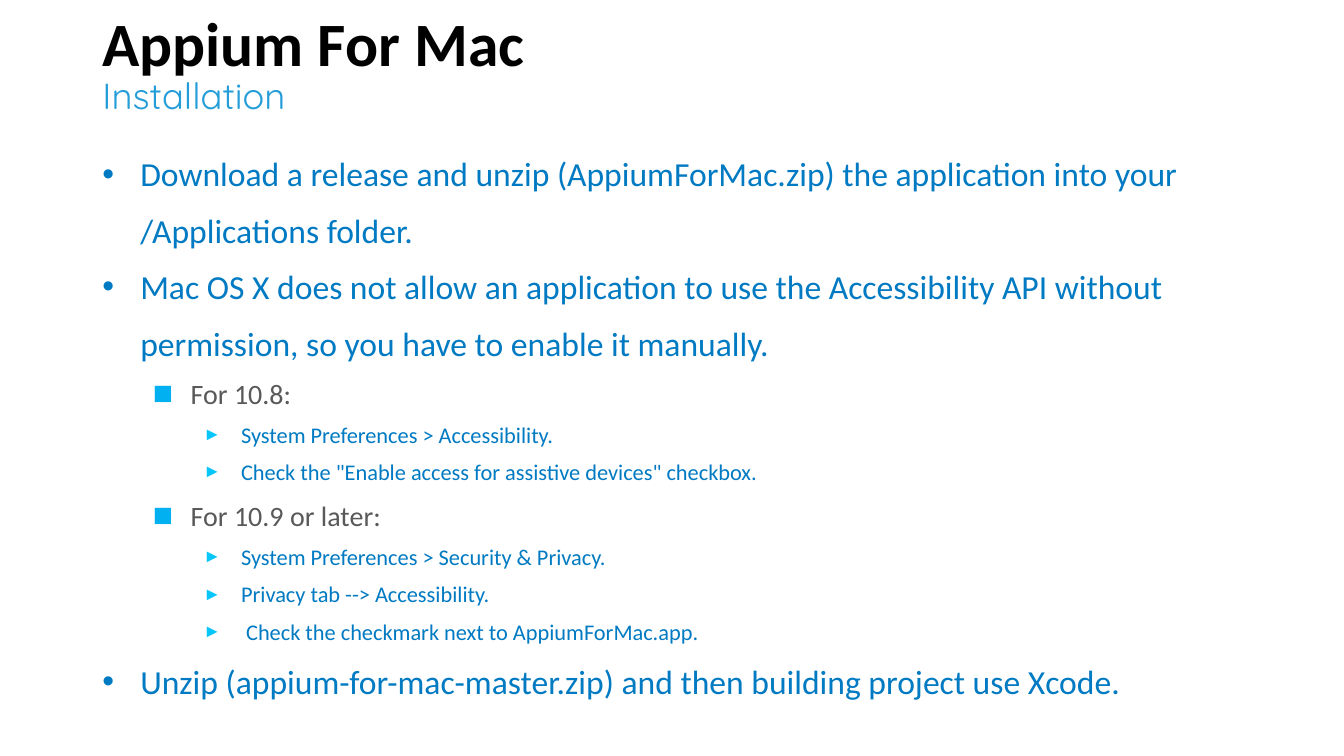
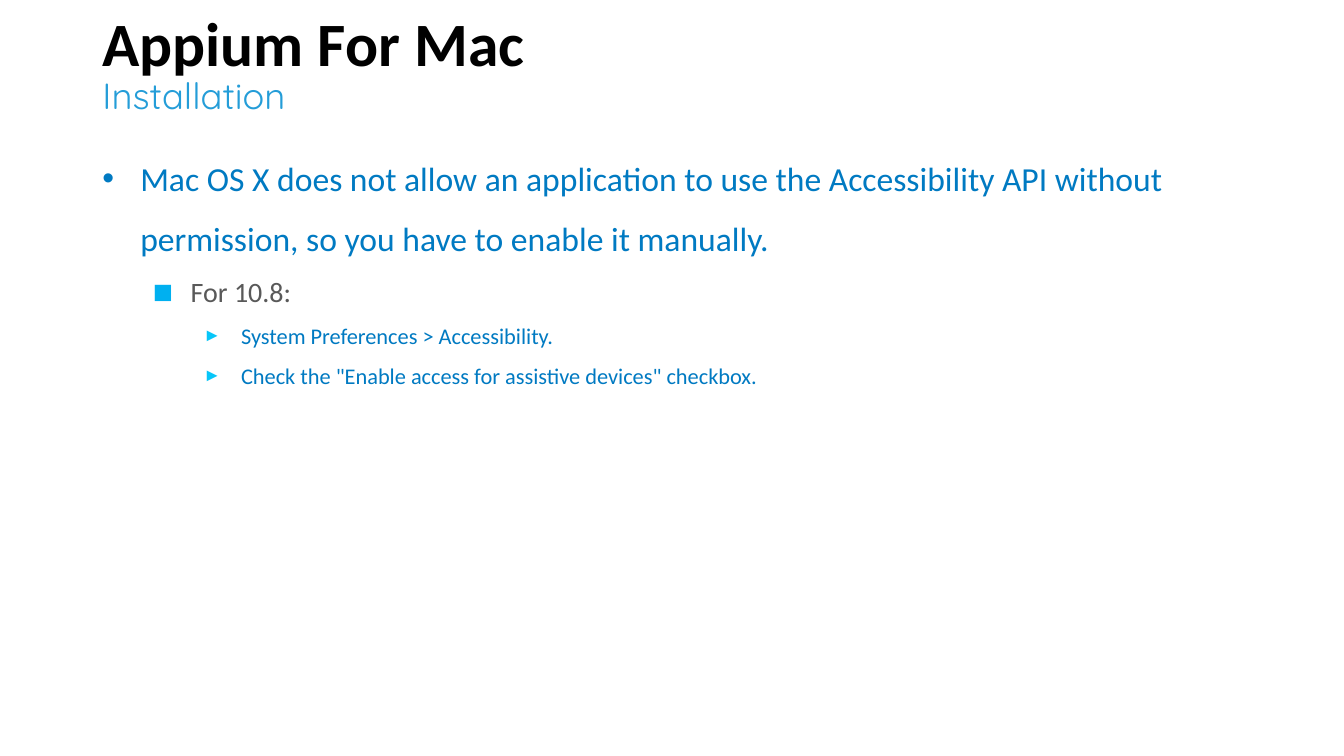
Before and after one commit to nmdong/appiumformac, a slide deck: slide 7 of Session 2 - Robot framework - Appium For MACOS.pptx (slide 6 before the commit). Drawn at 1344x756 pixels with LibreOffice and Linux fonts; fonts in the diff are those of the drawing. Boxes give left, top, right and bottom in pixels: in the first picture for what was removed or moved away, otherwise in the second. Text is boxed around its words. In the diff, an @@ line names an element or a change of style, - is before the commit and + after.

```diff
--- a/Session 2 - Robot framework - Appium For MACOS.pptx
+++ b/Session 2 - Robot framework - Appium For MACOS.pptx
@@ text "Mac OS X does not ..." at (140,167,1162,384): line spacing 1.4 to 1.5 @@
@@ text at (140,161,1177,249): paragraph removed @@
-• Download a release and unzip (AppiumForMac.zip) the application into your /Applications folder.
@@ text at (140,506,1120,700): paragraphs removed @@
-  ■ For 10.9 or later:
-    ► System Preferences > Security & Privacy.
-    ► Privacy tab --> Accessibility.
-    ► Check the checkmark next to AppiumForMac.app.
-• Unzip (appium-for-mac-master.zip) and then building project use Xcode.
```
Also in this commit, not shown: 5 other slides changed, 7 slides added, 1 slide removed.
